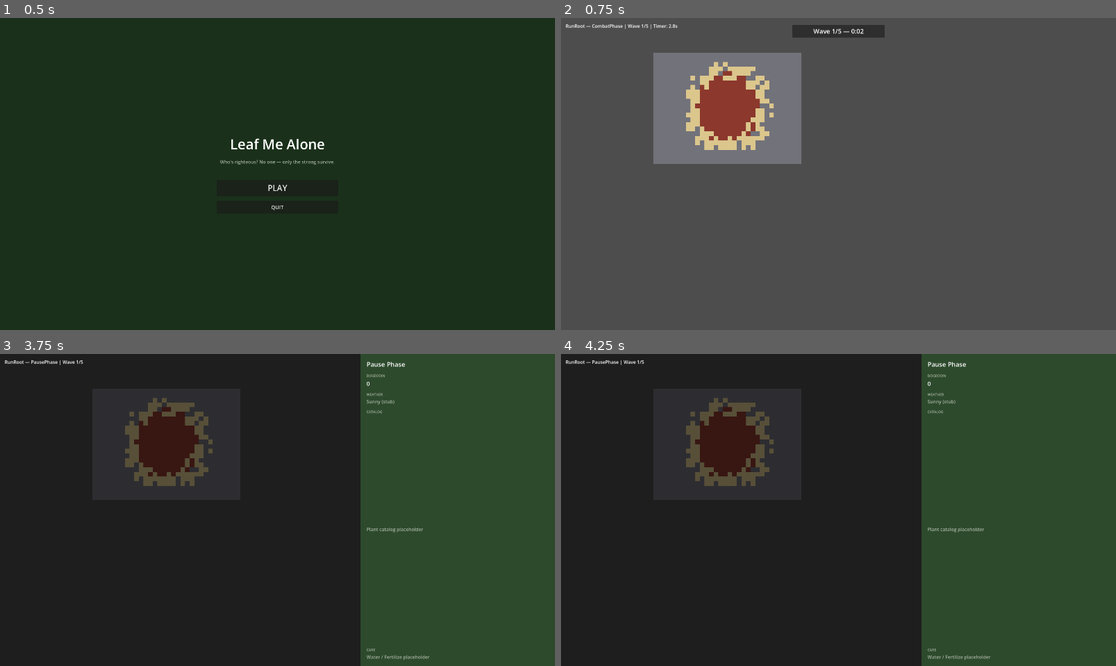
Above: before the commit, frames 1-4 (two rows, left to right).
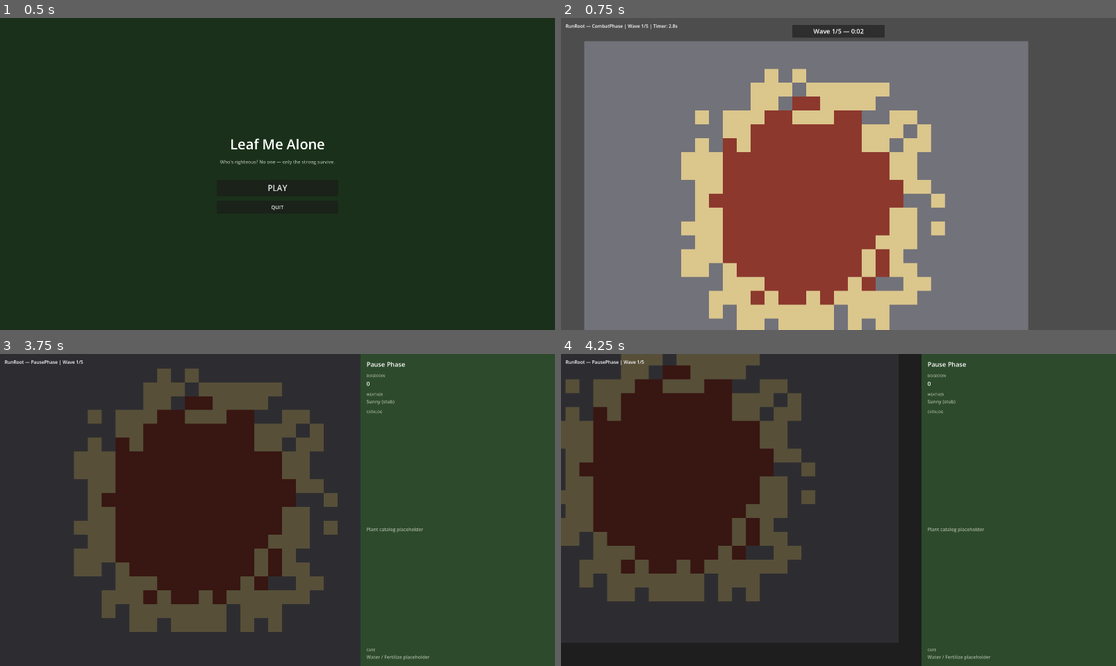
Above: after the commit, the same moments.

Repository: quocthai200x/Leaf-me-alone
Game: Godot game, scene res://scenes/main/main_menu.tscn
Two runs of this game, one before a commit and one after it. Both use one fixed random seed, a clock stepped at 60 frames per second and the inputs below.
Inputs (mouse positions are in pixels of both pictures, inside the frame that each line leads up to):
- Up to frame 1 (0.5 s): no input
- Up to frame 2 (0.75 s): click "PLAY" at 0.5 s
- Up to frame 3 (3.75 s): tap Enter at 1.25, 2.75 s; move the mouse to (399, 494) at 1.27 s; click (399, 494) at 1.42 s; tap Space at 2, 3.5 s; drag from (166, 525) to (249, 572) at 2.02 s; move the mouse to (333, 441) at 2.77 s; click (333, 441) at 2.92 s; drag from (249, 572) to (111, 463) at 3.52 s
- Up to frame 4 (4.25 s): no input

Frame 1 is identical in both runs. In frame 2, 70% of the frame differs, in the area x 4-85%, y 7-100%; in frame 3, 27%; in frame 4, 26%.

Commit message:
Add map pan and InputRouter foundation (Story 1.7).
MapView scales grid 3x for viewport overflow; InputRouter handles IDLE drag-to-pan with pause/combat visible width.

Co-authored-by: Cursor <cursoragent@cursor.com>

Diff:
--- /dev/null
+++ b/leaf-me-alone/scenes/run/map_view.gd
@@ -0,0 +1,66 @@
+extends Node2D
+## Map container — grid display scale and pan bounds for InputRouter.
+
+const GridRendererScene := preload("res://scenes/run/grid_renderer.tscn")
+const GridDataRes := preload("res://scripts/data/grid_data.gd")
+
+const TILE_SIZE := 16
+const DISPLAY_SCALE := 3.0
+const PAN_MARGIN := 80.0
+
+var _grid_renderer: Node2D
+var _visible_size: Vector2 = Vector2(1920.0, 1080.0)
+var _pan_enabled: bool = false
+
+
+func _ready() -> void:
+	_grid_renderer = GridRendererScene.instantiate()
+	_grid_renderer.scale = Vector2(DISPLAY_SCALE, DISPLAY_SCALE)
+	add_child(_grid_renderer)
+
+
+func sync_from_grid_data(grid: GridDataRes) -> void:
+	_grid_renderer.sync_from_grid_data(grid)
+	_update_pan_state()
+	_clamp_position()
+
+
+func set_visible_map_size(size: Vector2) -> void:
+	_visible_size = size
+	_update_pan_state()
+	_clamp_position()
+
+
+func get_map_pixel_size() -> Vector2:
+	var grid: GridDataRes = RunManager.grid_data
+	if grid == null:
+		return Vector2.ZERO
+	return Vector2(grid.width * TILE_SIZE, grid.height * TILE_SIZE) * DISPLAY_SCALE
+
+
+func can_pan() -> bool:
+	return _pan_enabled
+
+
+func apply_pan_delta(screen_delta: Vector2) -> void:
+	if not _pan_enabled:
+		return
+	position += screen_delta
+	_clamp_position()
+
+
+func _update_pan_state() -> void:
+	var map_size := get_map_pixel_size()
+	_pan_enabled = map_size.x > _visible_size.x or map_size.y > _visible_size.y
+
+
+func _clamp_position() -> void:
+	var map_size := get_map_pixel_size()
+	if map_size == Vector2.ZERO:
+		return
+	var min_x := _visible_size.x - map_size.x - PAN_MARGIN
+	var max_x := PAN_MARGIN
+	var min_y := _visible_size.y - map_size.y - PAN_MARGIN
+	var max_y := PAN_MARGIN
+	position.x = clampf(position.x, min_x, max_x)
+	position.y = clampf(position.y, min_y, max_y)
--- /dev/null
+++ b/leaf-me-alone/scenes/run/map_view.tscn
@@ -0,0 +1,7 @@
+[gd_scene load_steps=3 format=3 uid="uid://map_view_node"]
+
+[ext_resource type="Script" path="res://scenes/run/map_view.gd" id="1_map"]
+
+[node name="MapView" type="Node2D"]
+position = Vector2(80, 120)
+script = ExtResource("1_map")
--- a/leaf-me-alone/scenes/run/run_root.gd
+++ b/leaf-me-alone/scenes/run/run_root.gd
@@ -2,26 +2,26 @@
 ## Events emitted: none
 ## Events listened: STATE_CHANGED
 
-const GridRendererScene := preload("res://scenes/run/grid_renderer.tscn")
 const RunStateEnumRes := preload("res://scripts/data/run_state_enum.gd")
 const RunEventRes := preload("res://scripts/data/run_event.gd")
 const GameConstantsRes := preload("res://scripts/utils/constants.gd")
 const MAIN_MENU_SCENE := "res://scenes/main/main_menu.tscn"
 
+const PAUSE_VISIBLE_MAP_WIDTH := 1248.0
+const COMBAT_VISIBLE_MAP_WIDTH := 1920.0
+
 @onready var _status_label: Label = $UI/StatusLabel
 @onready var _map_dim_overlay: ColorRect = %MapDimOverlay
 @onready var _pause_panel: Control = %PausePanel
 @onready var _combat_hud: Control = %CombatHUD
+@onready var _map_view: Node2D = %MapView
+@onready var _input_router: Node = $InputRouter
 
-var _grid_renderer: Node2D
 var _combat_timer: float = 0.0
 
 
 func _ready() -> void:
 	EventBus.run_event.connect(_on_run_event)
-	_grid_renderer = GridRendererScene.instantiate()
-	_grid_renderer.position = Vector2(320, 120)
-	add_child(_grid_renderer)
 
 	if not ContentRegistry.is_loaded():
 		_status_label.text = "Content load FAILED"
@@ -32,7 +32,7 @@
 		_status_label.text = "RunRoot — no active run (start from Main Menu)"
 		return
 
-	_grid_renderer.sync_from_grid_data(grid)
+	_map_view.sync_from_grid_data(grid)
 	_apply_phase_ui(RunManager.get_state())
 	_update_status()
 
@@ -63,7 +63,6 @@
 		if _pause_panel.has_method("refresh_dogecoin"):
 			_pause_panel.refresh_dogecoin()
 	elif to_state == RunStateEnumRes.State.CardPickPhase:
-		# Card pick UI deferred to Epic 6 — auto-complete stub for loop testing
 		call_deferred("_complete_card_pick_stub")
 	_apply_phase_ui(to_state)
 	_update_status()
@@ -80,6 +79,12 @@
 	_map_dim_overlay.visible = is_pause
 	_pause_panel.visible = is_pause
 	_combat_hud.visible = is_combat
+
+	var map_width := PAUSE_VISIBLE_MAP_WIDTH if is_pause else COMBAT_VISIBLE_MAP_WIDTH
+	if _map_view.has_method("set_visible_map_size"):
+		_map_view.set_visible_map_size(Vector2(map_width, 1080.0))
+	if _input_router.has_method("set_visible_map_width"):
+		_input_router.set_visible_map_width(map_width)
 
 
 func _update_status() -> void:
--- a/leaf-me-alone/scenes/run/run_root.tscn
+++ b/leaf-me-alone/scenes/run/run_root.tscn
@@ -1,11 +1,20 @@
-[gd_scene load_steps=5 format=3 uid="uid://run_root_scene"]
+[gd_scene load_steps=6 format=3 uid="uid://run_root_scene"]
 
 [ext_resource type="Script" path="res://scenes/run/run_root.gd" id="1_run_root"]
 [ext_resource type="PackedScene" uid="uid://pause_panel_shell" path="res://scenes/run/pause_panel.tscn" id="2_pause"]
 [ext_resource type="PackedScene" uid="uid://combat_hud_shell" path="res://scenes/run/combat_hud.tscn" id="3_hud"]
+[ext_resource type="PackedScene" uid="uid://map_view_node" path="res://scenes/run/map_view.tscn" id="4_map"]
+[ext_resource type="Script" path="res://scripts/input/input_router.gd" id="5_router"]
 
 [node name="RunRoot" type="Node2D"]
 script = ExtResource("1_run_root")
+
+[node name="MapView" parent="." instance=ExtResource("4_map")]
+unique_name_in_owner = true
+
+[node name="InputRouter" type="Node" parent="."]
+script = ExtResource("5_router")
+map_view_path = NodePath("../MapView")
 
 [node name="UI" type="CanvasLayer" parent="."]
 
--- /dev/null
+++ b/leaf-me-alone/scripts/input/input_router.gd
@@ -0,0 +1,61 @@
+extends Node
+## Single input router for run — IDLE pan in Story 1.7; placement/care deferred to Epic 2.
+
+const InteractionModeRes := preload("res://scripts/input/interaction_mode.gd")
+const RunStateEnumRes := preload("res://scripts/data/run_state_enum.gd")
+
+@export var map_view_path: NodePath
+
+var _mode: int = InteractionModeRes.Mode.IDLE
+var _map_view: Node2D
+var _dragging: bool = false
+var _last_mouse: Vector2 = Vector2.ZERO
+
+
+func _ready() -> void:
+	if map_view_path != NodePath():
+		_map_view = get_node(map_view_path) as Node2D
+	set_process_unhandled_input(true)
+
+
+func get_mode() -> int:
+	return _mode
+
+
+func set_visible_map_width(width: float) -> void:
+	if _map_view != null and _map_view.has_method("set_visible_map_size"):
+		_map_view.set_visible_map_size(Vector2(width, 1080.0))
+
+
+func _unhandled_input(event: InputEvent) -> void:
+	if _mode != InteractionModeRes.Mode.IDLE:
+		return
+	if _map_view == null or not _map_view.has_method("can_pan") or not _map_view.can_pan():
+		return
+	var state := RunManager.get_state()
+	if state != RunStateEnumRes.State.PausePhase and state != RunStateEnumRes.State.CombatPhase:
+		return
+
+	if event is InputEventMouseButton:
+		var mb := event as InputEventMouseButton
+		if mb.button_index == MOUSE_BUTTON_LEFT:
+			if mb.pressed:
+				if _is_over_map(mb.position):
+					_dragging = true
+					_last_mouse = mb.position
+					get_viewport().set_input_as_handled()
+			else:
+				_dragging = false
+	elif event is InputEventMouseMotion and _dragging:
+		var motion := event as InputEventMouseMotion
+		var delta := motion.position - _last_mouse
+		_last_mouse = motion.position
+		_map_view.apply_pan_delta(delta)
+		get_viewport().set_input_as_handled()
+
+
+func _is_over_map(screen_pos: Vector2) -> bool:
+	var visible_width := 1920.0
+	if RunManager.get_state() == RunStateEnumRes.State.PausePhase:
+		visible_width = 1248.0
+	return screen_pos.x >= 0.0 and screen_pos.x <= visible_width and screen_pos.y >= 0.0 and screen_pos.y <= 1080.0
--- /dev/null
+++ b/leaf-me-alone/scripts/input/interaction_mode.gd
@@ -0,0 +1,9 @@
+class_name InteractionMode
+extends RefCounted
+
+enum Mode {
+	IDLE,
+	PLACE_PLANT,
+	CARE,
+	INSPECT,
+}
Not shown, added: _bmad-output/implementation-artifacts/1-7-map-pan-and-inputrouter-foundation.md
Not shown, changed: _bmad-output/implementation-artifacts/sprint-status.yaml
